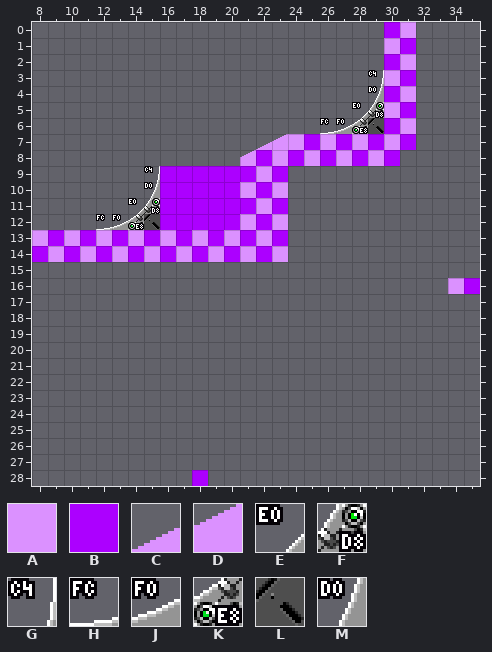
Two states of a Tiled map, testlevel.tmx. Above, as it was before the edit.
Cells are 16x16 px. Shown: x 8..35, y 0..28.
Key: from "testlevelspritesheet2": A 0, B 1, C 32, D 33, E 52, F 53, G 54, H 66, J 67, K 68, L 69, M 70.
_ is an empty cell.
Layer "Tile Layer 1" before, first column x 8:
 0 ______________________BA____
 1 ______________________AB____
 2 ______________________BA____
 3 _____________________GAB____
 4 _____________________MBA____
 5 ____________________EFAB____
 6 __________________HJKLBA____
 7 ______________CDABABABAB____
 8 _____________DBABABABAB_____
 9 _______GBBBBBBAB____________
10 _______MBBBBBABA____________
11 ______EFBBBBBBAB____________
12 ____HJKLBBBBBABA____________
13 ABABABABABABABAB____________
14 BABABABABABABABA____________
15 ____________________________
16 __________________________AB
17 ____________________________
18 ____________________________
19 ____________________________
20 ____________________________
21 ____________________________
22 ____________________________
23 ____________________________
24 ____________________________
25 ____________________________
26 ____________________________
27 ____________________________
28 __________B_________________
The result:
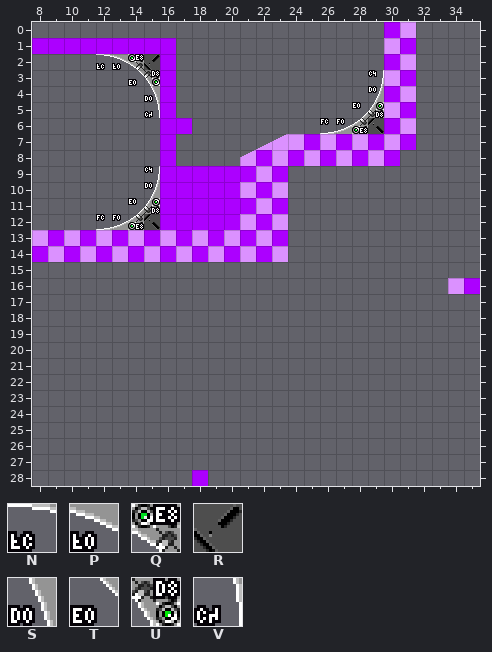
Further tiles: from "testlevelspritesheet2": N 82, P 83, Q 84, R 85, S 86, T 100, U 101, V 102.
The exact change:
Changed rows in their new state; . is an unchanged cell.
Layer "Tile Layer 1":
first column x 8:
 1 BBBBBBBBB.
 2 ....NPQRB.
 3 ......TUB.
 4 .......SB.
 5 .......VB.
 6 ........BB
 7 ........B.
 8 ........B.
